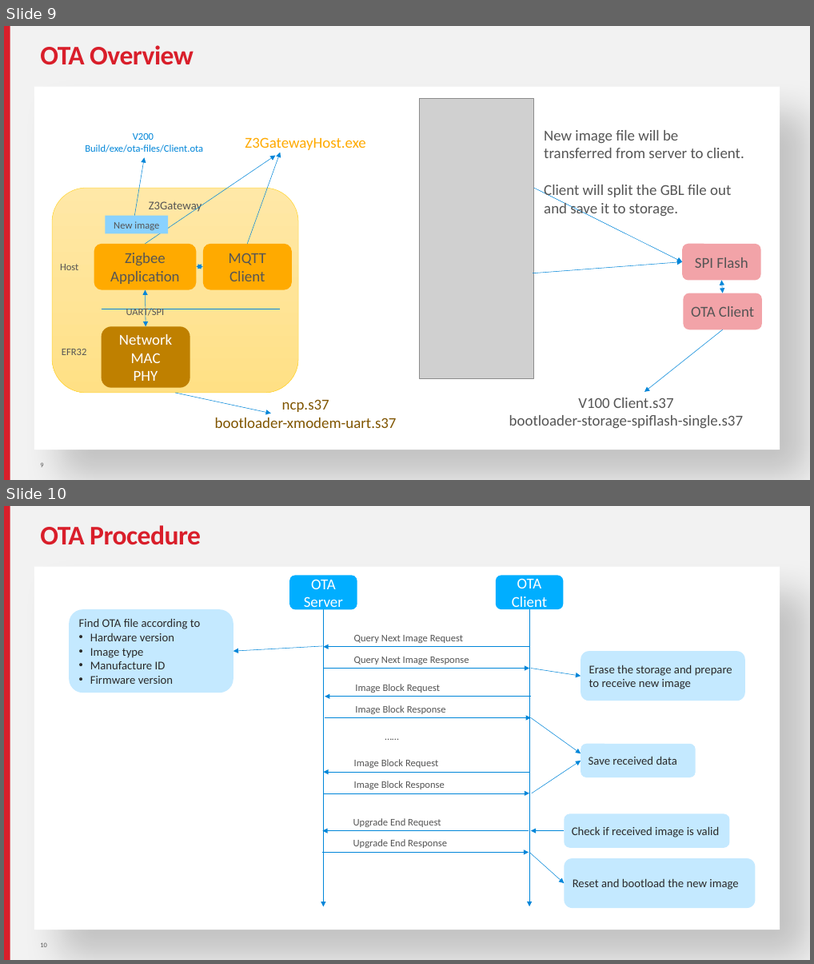
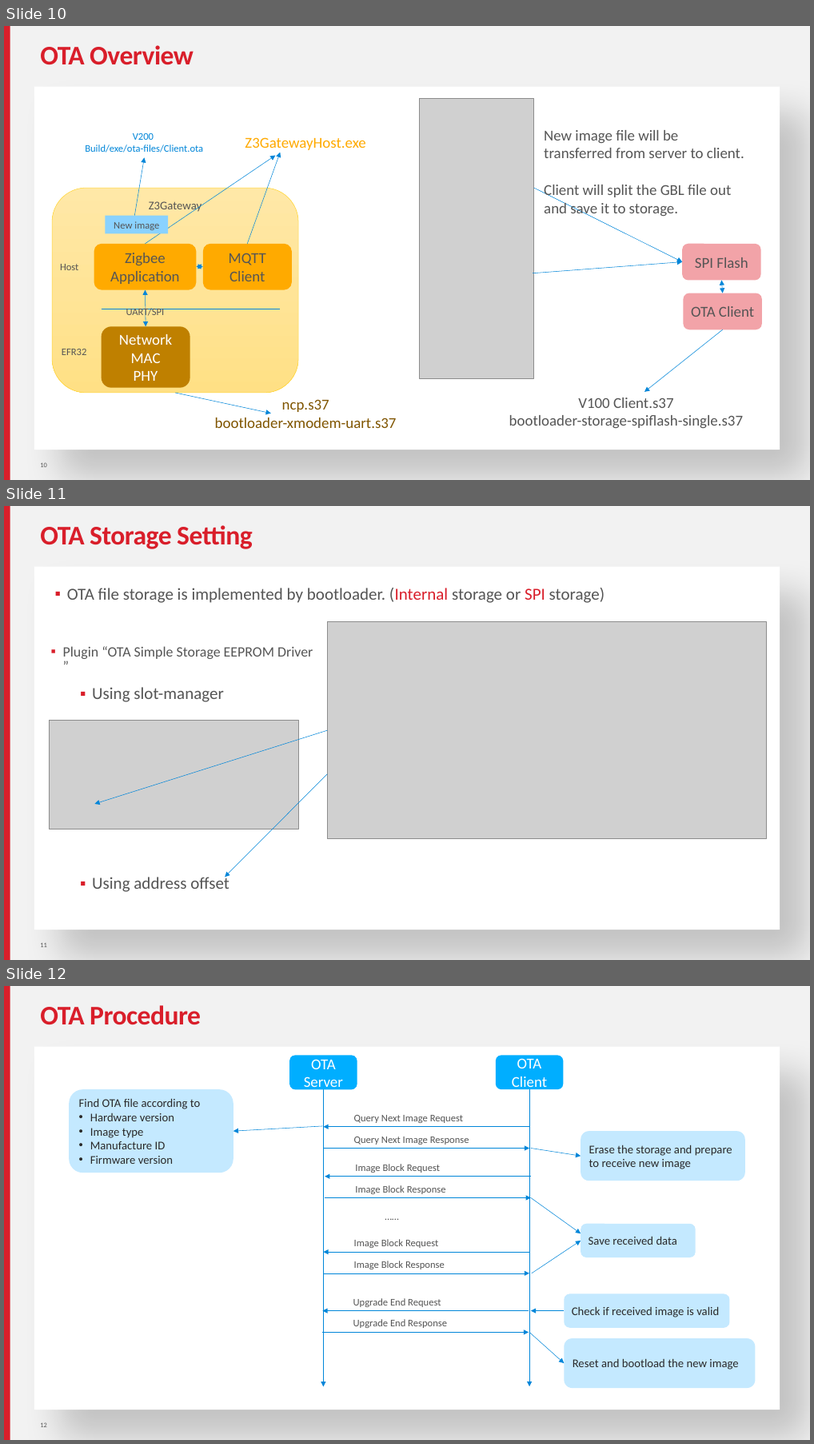
Before and after one commit to MarkDing/IoT-Developer-Boot-Camp-Wiki, a slide deck: zigbee/Gateway Basic and OTA.pptx. Shown one above the other, each under a label of ours: slides 9 and 10 before the commit, slides 10, 11 and 12 after it. The pictures are 814x964 and 814x1444 pixels, drawn with LibreOffice and Linux fonts; fonts in the diff are those of the drawing; grey boxes stand for pictures. Boxes give left, top, right and bottom in pixels: in the first picture for what was removed or moved away, otherwise in the second. Text is boxed around its words. In the diff, an @@ line names an element or a change of style, - is before the commit and + after.

```diff
--- a/zigbee/Gateway Basic and OTA.pptx
+++ b/zigbee/Gateway Basic and OTA.pptx
@@ slide 11 added at (4, 506, 810, 960), background #F2F2F2; not listed: 2 template elements that a slide beside it also shows @@
@@ title added at (40, 525, 253, 549), 32 pt, text #D91E2A, bold @@
+OTA Storage Setting
@@ text added at (67, 588, 605, 603), 20 pt, text #555555 @@
+▪ OTA file storage is implemented by bootloader. (Internal storage or SPI storage)
@@ picture added at (328, 621, 767, 839) @@
@@ text added at (63, 646, 313, 659), 17 pt, text #555555 @@
+▪ Plugin “OTA Simple Storage EEPROM Driver ”
@@ text added at (92, 687, 223, 702), 20 pt, text #555555 @@
+▪ Using slot-manager
@@ picture added at (49, 720, 299, 828) @@
@@ arrow added from (328, 731) to (94, 804), #0086D9 0.5 pt @@
@@ arrow added from (328, 774) to (225, 877), #0086D9 0.5 pt @@
@@ text added at (92, 875, 230, 892), 20 pt, text #555555 @@
+▪ Using address offset
@@ page number added at (40, 942, 46, 947), 8 pt, text #555555 @@
+11
@@ what was slide 9 is now slide 10 @@
@@ page number at (40, 462, 46, 467): text changed @@
-9
+10
@@ what was slide 10 is now slide 12 @@
```
Also in this commit, not shown: 1 slide changed, 1 other slide added, 6 other files.
